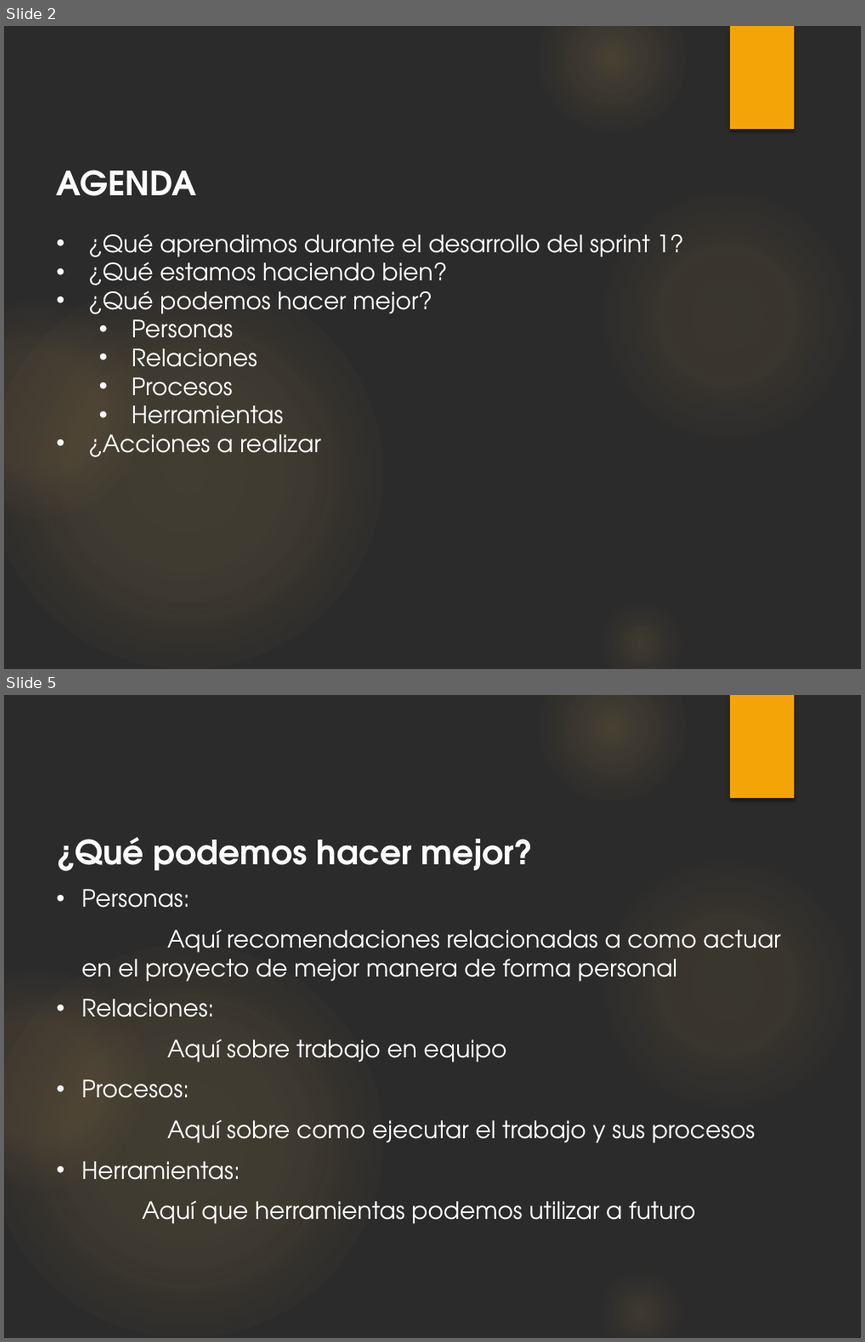
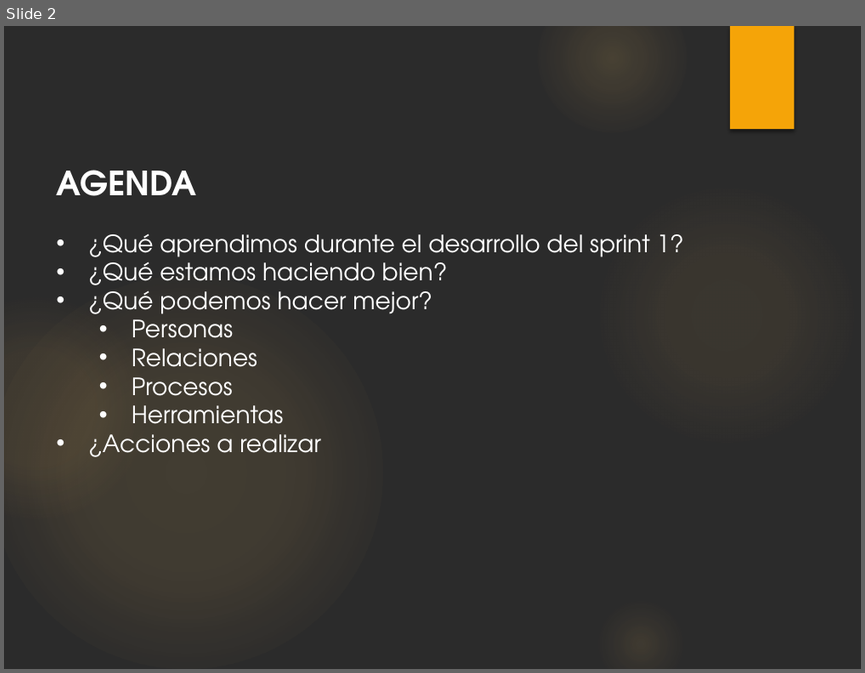
Before and after one commit to chrishvk/Modulo---Informes--TP2, a slide deck: Docs/INSPECCIÓN 3/16052024 - 9. Retrospectiva del Sprint 1.pptx. Shown one above the other, each under a label of ours: slides 2 and 5 before the commit, slide 2 after it; the slides between them are not shown. The pictures are 865x1342 and 865x673 pixels, drawn with LibreOffice and Linux fonts; fonts in the diff are those of the drawing; background and template pictures are left out; a plain dark background stands for a picture behind light text. Boxes give left, top, right and bottom in pixels: in the first picture for what was removed or moved away, otherwise in the second. Text is boxed around its words. In the diff, an @@ line names an element or a change of style, - is before the commit and + after.

```diff
--- a/Docs/INSPECCIÓN 3/16052024 - 9. Retrospectiva del Sprint 1.pptx
+++ b/Docs/INSPECCIÓN 3/16052024 - 9. Retrospectiva del Sprint 1.pptx
@@ slide 5 removed at <box>4,695,861,1338</box>, background picture (left out); not listed: 6 template elements that a slide beside it also shows @@
@@ text removed at <box>57,837,780,1224</box> @@
-¿Qué podemos hacer mejor?
-  • Personas:
-Aquí recomendaciones relacionadas a como actuar en el proyecto de mejor manera de forma personal
-  • Relaciones:
-Aquí sobre trabajo en equipo
-  • Procesos:
-Aquí sobre como ejecutar el trabajo y sus procesos
-  • Herramientas:
-Aquí que herramientas podemos utilizar a futuro
```
Also in this commit, not shown: 1 slide changed, 3 slides added, 2 other slides removed, 3 other files.
